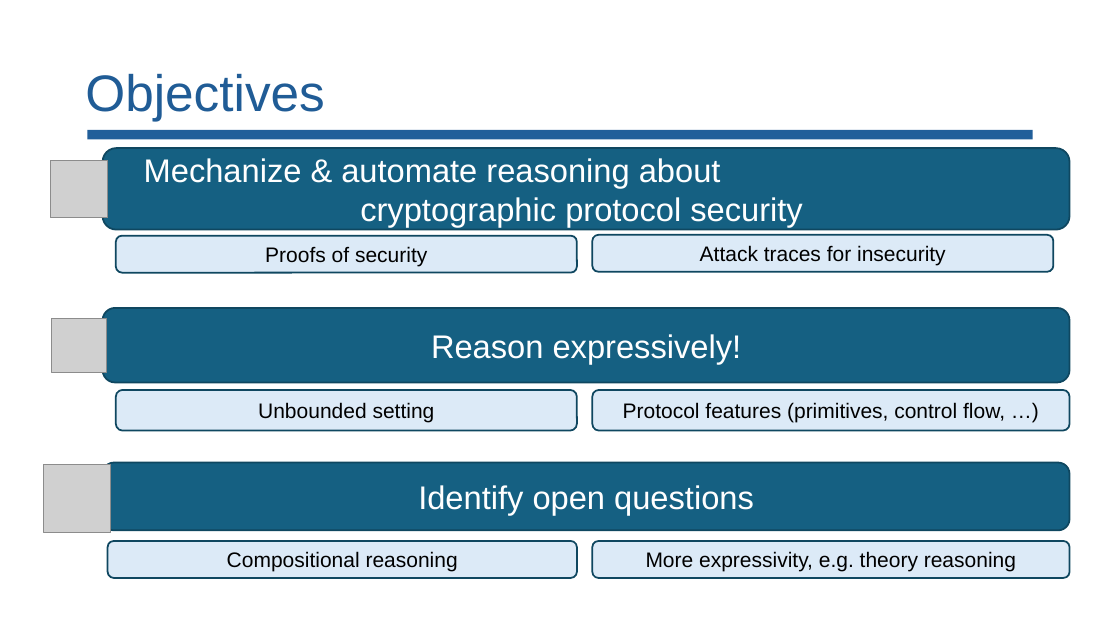
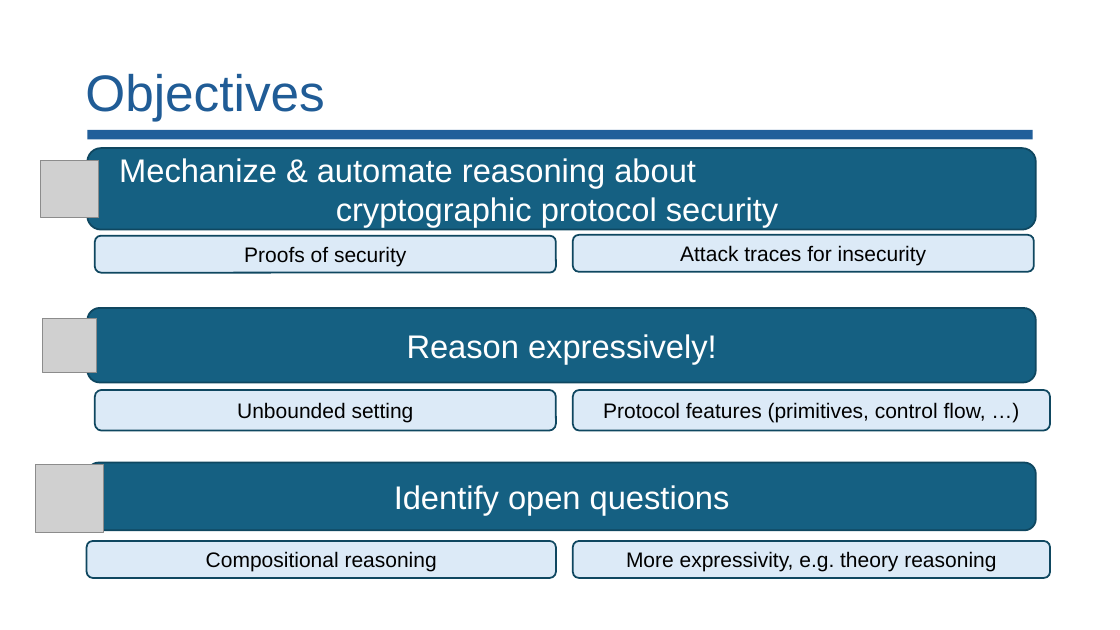
Before and after one commit to lorchrob/comp_slides, a slide deck: slide 6 of comp.pptx. Drawn at 1120x630 pixels with LibreOffice and Linux fonts; fonts in the diff are those of the drawing; grey boxes stand for pictures. Boxes give left, top, right and bottom in pixels: in the first picture for what was removed or moved away, otherwise in the second. Text is boxed around its words. In the diff, an @@ line names an element or a change of style, - is before the commit and + after.

```diff
--- a/comp.pptx
+++ b/comp.pptx
@@ rounded rectangle "Mechanize & automate reasoning about ...": place and size @@
-rounded rectangle "Mechanize & automate reasoning about ..." at (103, 148, 1070, 229)
+rounded rectangle "Mechanize & automate reasoning about ..." at (87, 148, 1036, 229)
@@ 3 pictures: place and size @@
-3 pictures at (43, 160, 111, 533)
+3 pictures at (35, 160, 103, 533)
@@ rounded rectangle "Reason expressively!": place and size @@
-rounded rectangle "Reason expressively!" at (103, 308, 1070, 383)
+rounded rectangle "Reason expressively!" at (87, 308, 1036, 383)
@@ rounded rectangle "Identify open questions": place and size @@
-rounded rectangle "Identify open questions" at (103, 463, 1070, 531)
+rounded rectangle "Identify open questions" at (87, 463, 1036, 531)
@@ 6 rounded rectangles: place and size @@
-6 rounded rectangles at (108, 235, 1070, 578)
+6 rounded rectangles at (87, 235, 1050, 578)
```
Also in this commit, not shown: 36 other slides changed, 6 slides added.
